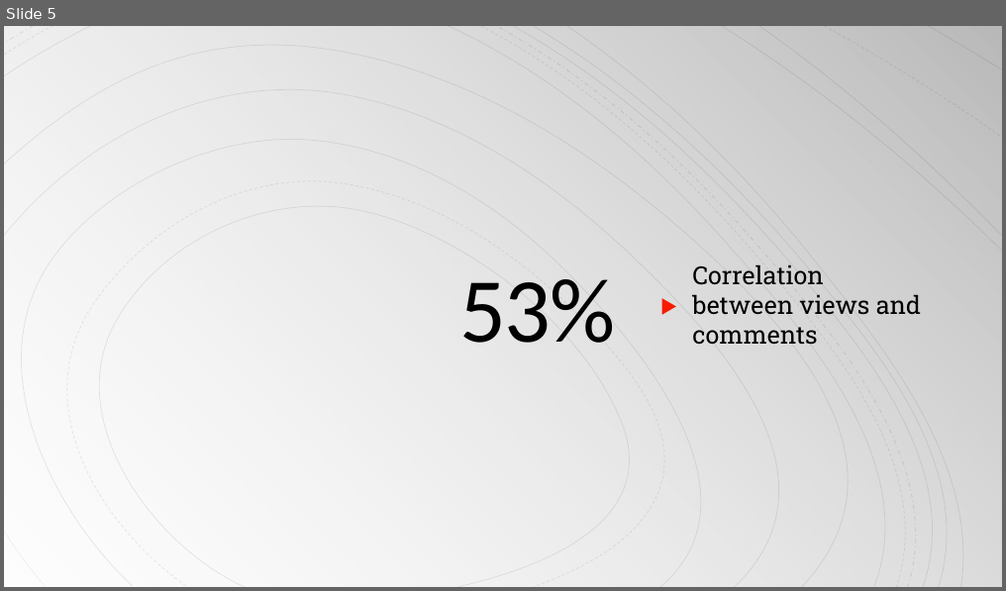
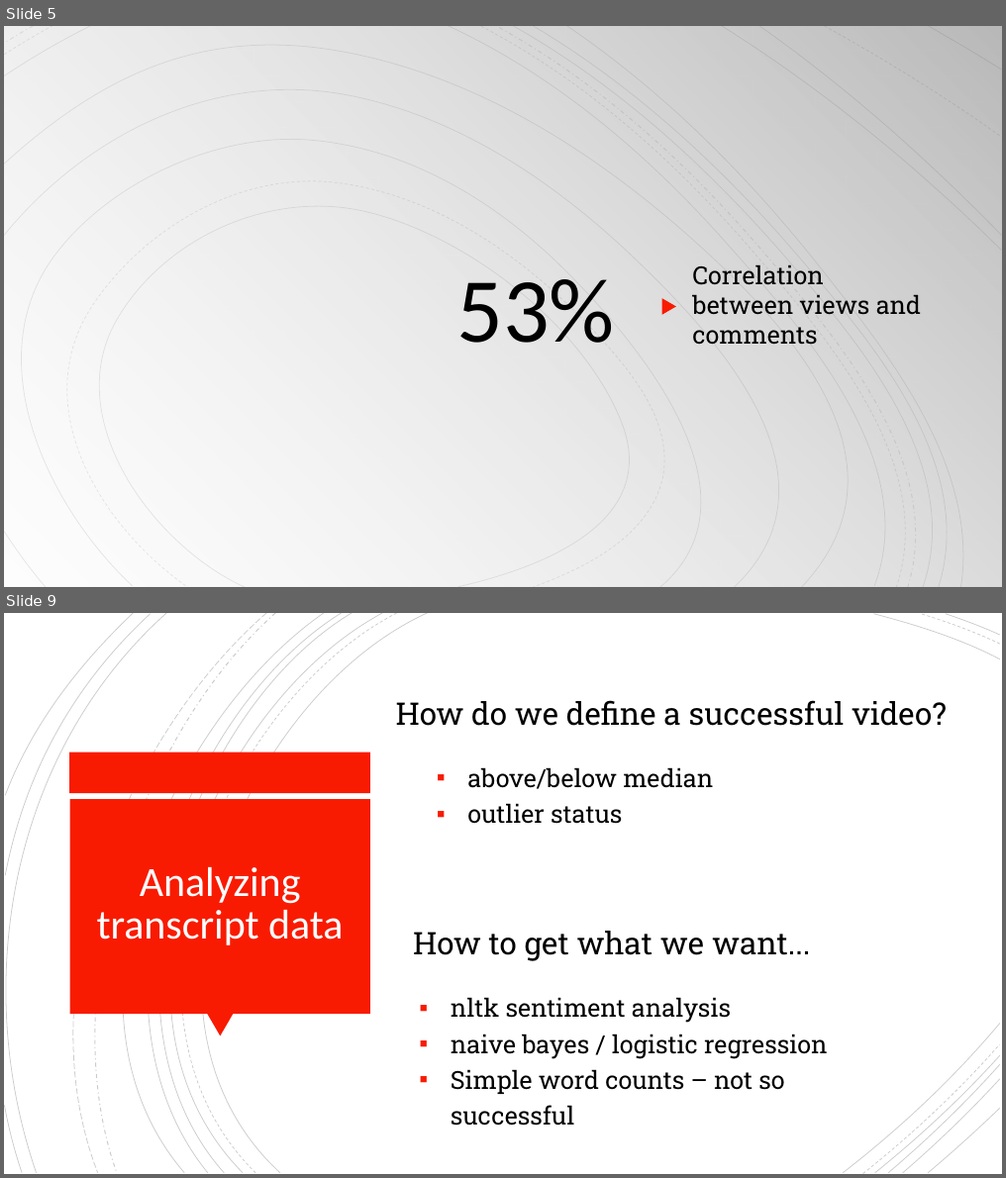
Before and after one commit to reeves17/3360project, a slide deck: Final Presentation.pptx. Shown one above the other, each under a label of ours: slide 5 before the commit, slides 5 and 9 after it; the slides between them are not shown. The pictures are 1006x591 and 1006x1178 pixels, drawn with LibreOffice and Linux fonts; fonts in the diff are those of the drawing. Boxes give left, top, right and bottom in pixels: in the first picture for what was removed or moved away, otherwise in the second. Text is boxed around its words. In the diff, an @@ line names an element or a change of style, - is before the commit and + after.

```diff
--- a/Final Presentation.pptx
+++ b/Final Presentation.pptx
@@ slide 9 added at (4,613,1002,1174), background #FFFFFF; not listed: 16 template elements that a slide beside it also shows @@
@@ text added at (396,700,946,726), 30 pt, text #000000 @@
+How do we define a successful video?
@@ rectangle added at (70,753,371,793), fill #F81B02 @@
@@ text added at (467,767,713,824), 24 pt, text #000000 @@
+▪ above/below median
+▪ outlier status
@@ rectangle added at (70,799,370,1014), fill #F81B02 @@
@@ title added at (97,867,343,946), 40 pt, text #FFFEFF @@
+Analyzing transcript data
@@ text added at (413,931,810,961), 30 pt, text #000000 @@
+How to get what we want...
@@ text added at (450,997,828,1126), 24 pt, text #000000 @@
+▪ nltk sentiment analysis
+▪ naive bayes / logistic regression
+▪ Simple word counts – not so successful
@@ triangle added at (207,1014,233,1037), fill #F81B02 @@
@@ group added at (844,1023,1000,1173): 5 freeform shapes @@
@@ slide 5 changed as well @@
@@ title "53%" at (456,279,614,343): letter spacing -1.5 to 0 pt @@
```
Also in this commit, not shown: 5 other slides changed, 13 other slides added, 2 slides removed.
